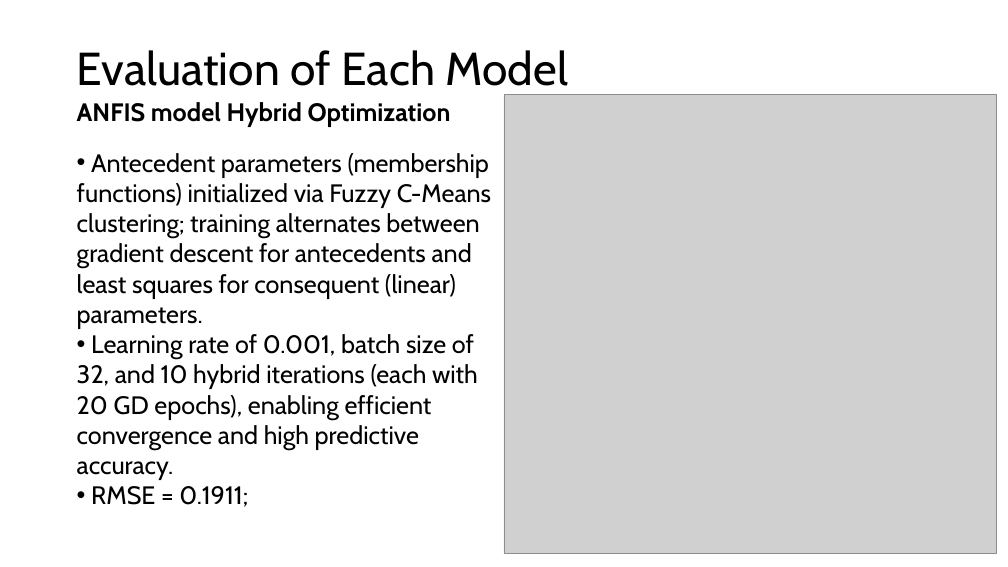
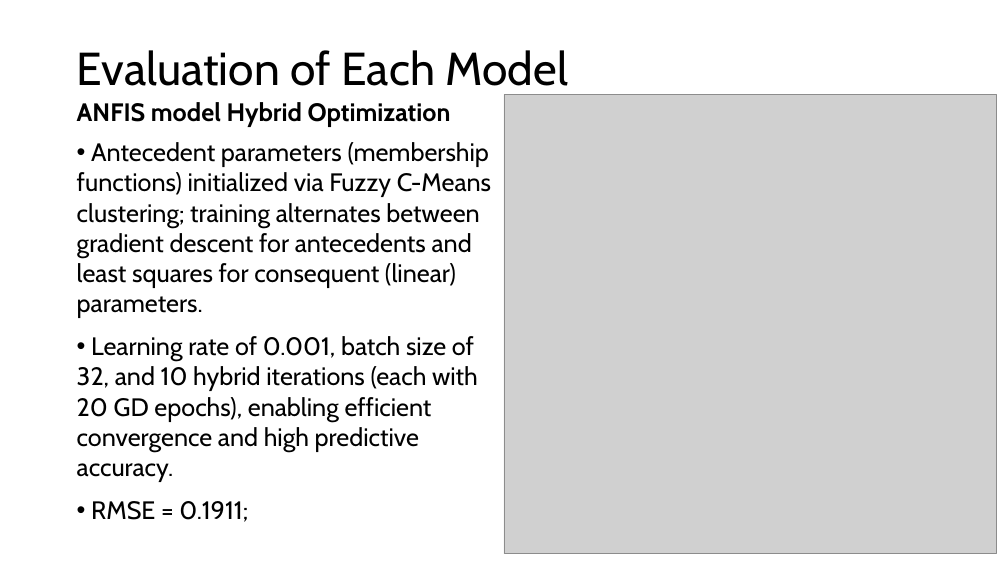
Before and after one commit to Afonso-Duarte/Intelligent-Systems-Project, a slide deck: slide 9 of Project/Presentation.pptx. Drawn at 1008x567 pixels with LibreOffice and Linux fonts; fonts in the diff are those of the drawing; grey boxes stand for pictures. Boxes give left, top, right and bottom in pixels: in the first picture for what was removed or moved away, otherwise in the second. Text is boxed around its words. In the diff, an @@ line names an element or a change of style, - is before the commit and + after.

```diff
--- a/Project/Presentation.pptx
+++ b/Project/Presentation.pptx
@@ text "Antecedent parameters (membership functions) initialized ...": place and size @@
-text "Antecedent parameters (membership functions) initialized ..." at box(77, 153, 491, 507)
+text "Antecedent parameters (membership functions) initialized ..." at box(77, 142, 491, 522)
@@ text "Antecedent parameters (membership functions) initialized ..." at box(77, 142, 491, 522): more space between paragraphs @@
```
Also in this commit, not shown: 10 other slides changed.
